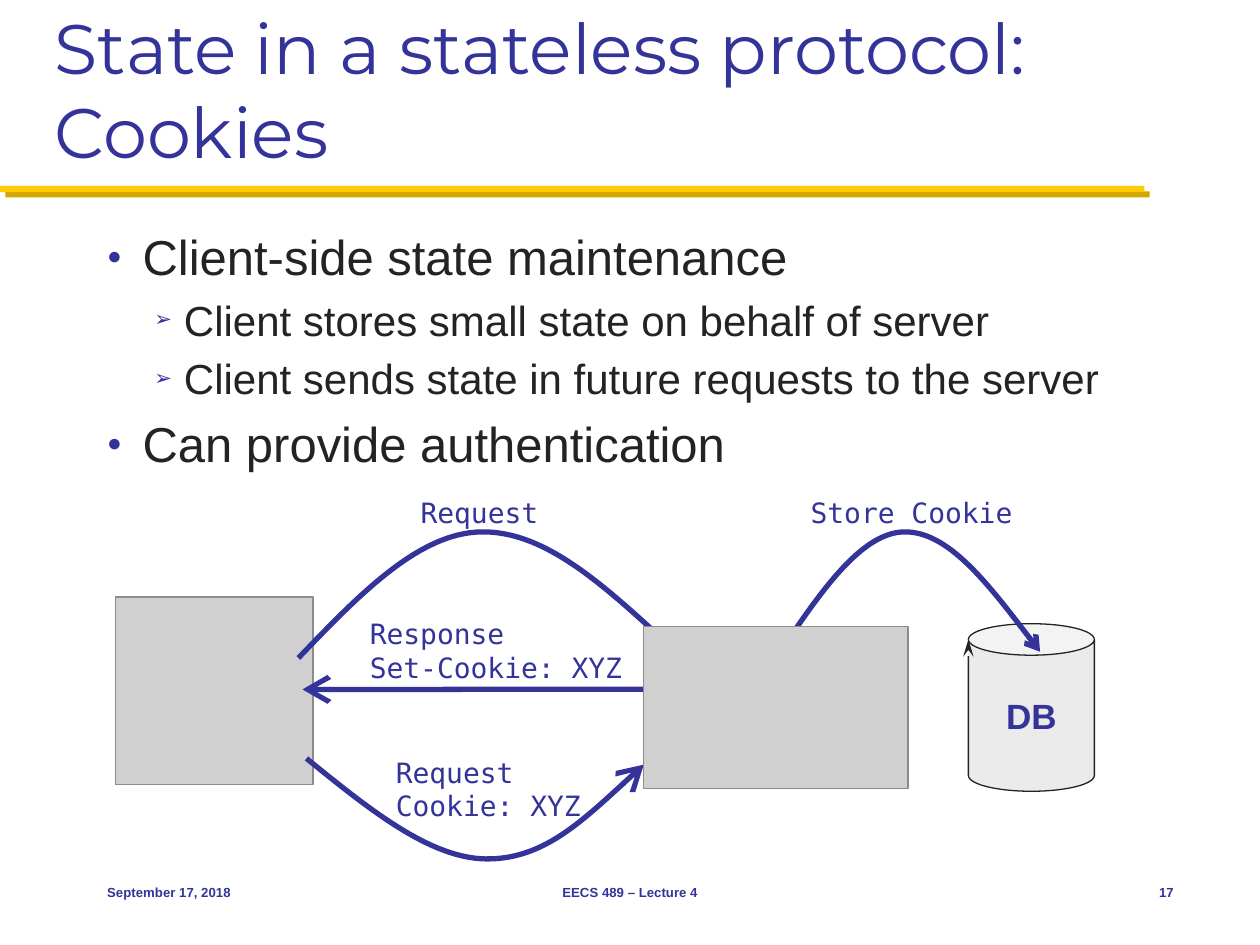
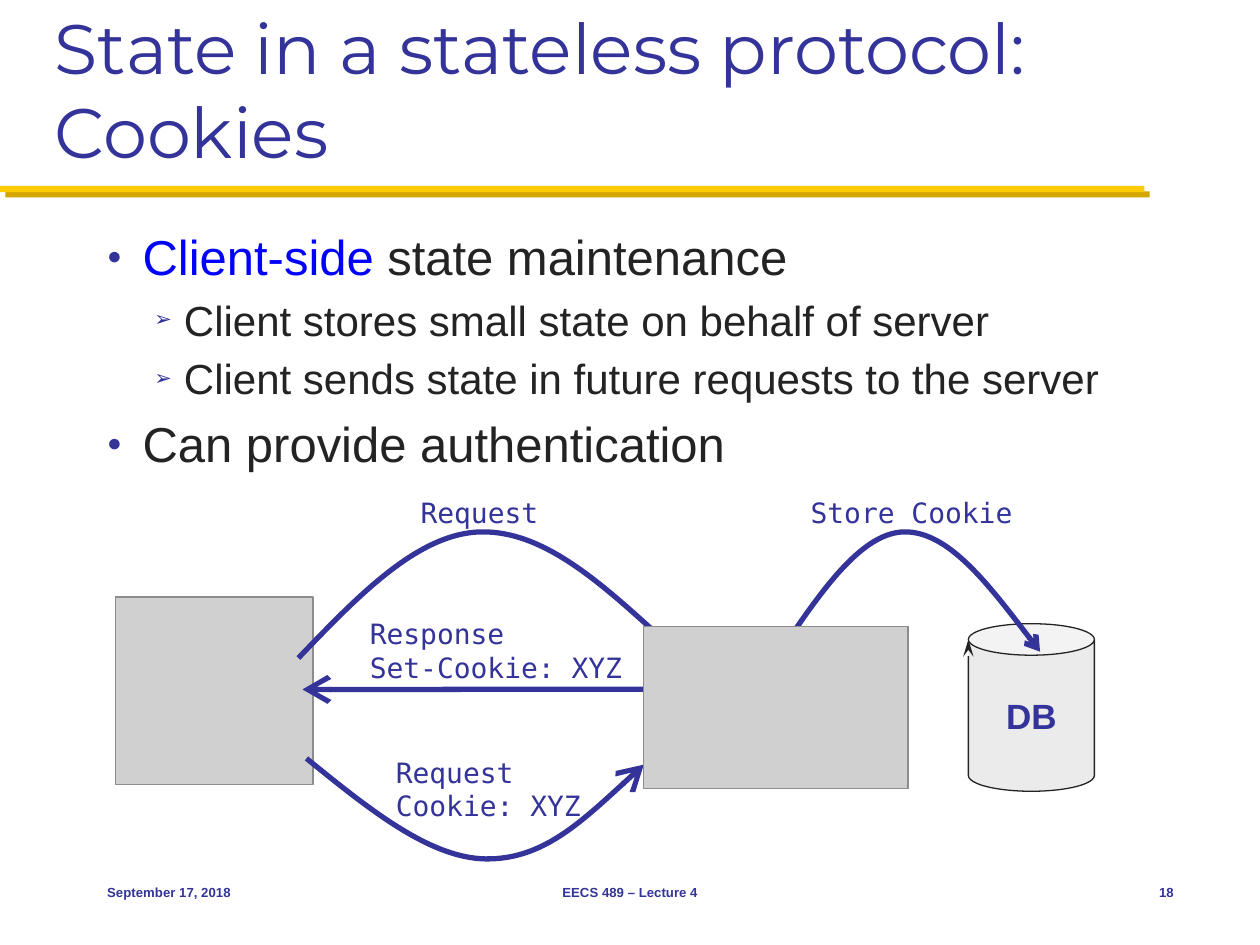
Before and after one commit to mosharaf/eecs489, a slide deck: slide 18 of Slides/091718.pptx (slide 17 before the commit). Drawn at 1260x945 pixels with LibreOffice and Linux fonts; fonts in the diff are those of the drawing; grey boxes stand for pictures. Boxes give left, top, right and bottom in pixels: in the first picture for what was removed or moved away, otherwise in the second. Text is boxed around its words. In the diff, an @@ line names an element or a change of style, - is before the commit and + after.

Commit message:
Tweaks for 0917

```diff
--- a/Slides/091718.pptx
+++ b/Slides/091718.pptx
@@ text at box(143, 239, 787, 276): text colour #232323 to #0000FF in "Client-side" @@
@@ page number at box(1159, 888, 1174, 897): text changed @@
-17
+18
```
Also in this commit, not shown: 1 other slide changed, 1 slide added.
